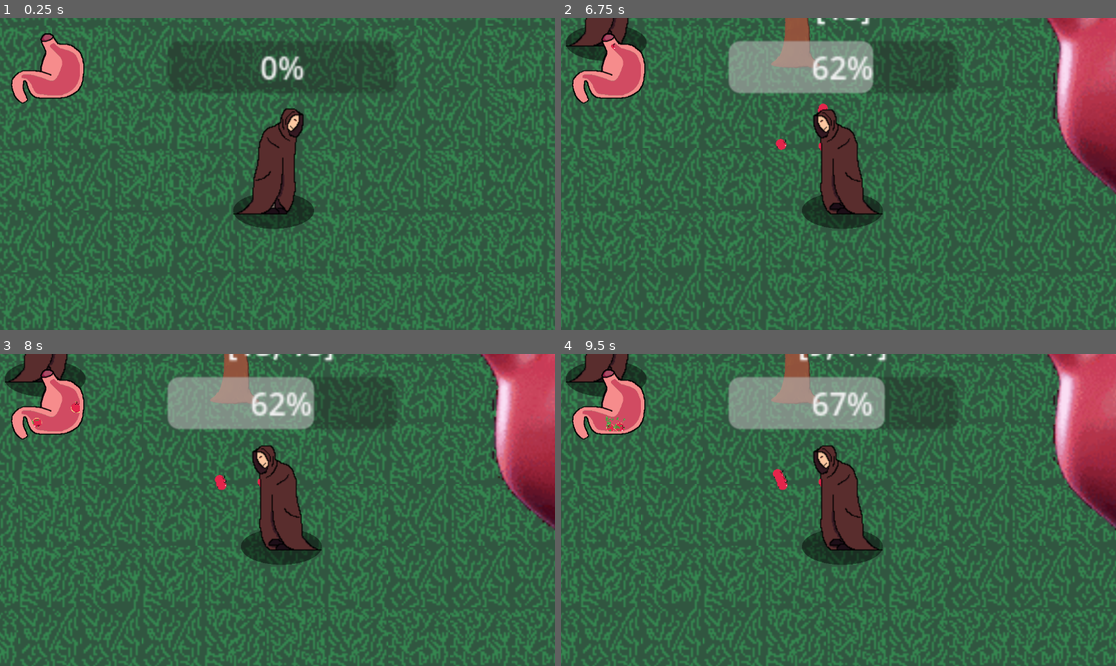
Above: before the commit, frames 1-4 (two rows, left to right).
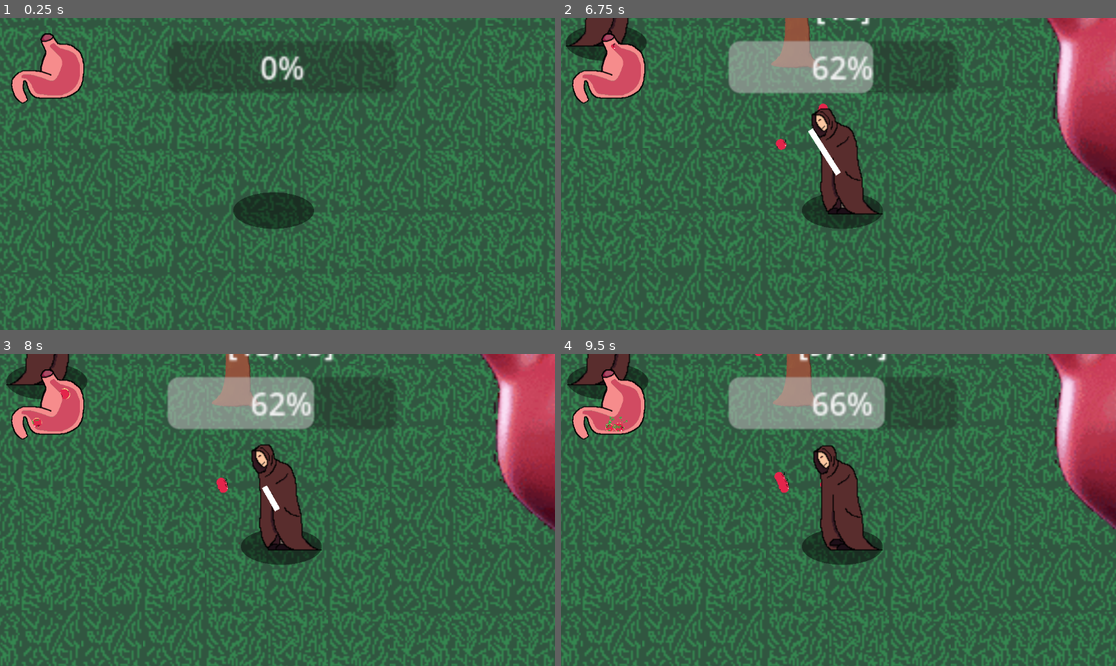
Above: after the commit, the same moments.

Repository: rundoom/Upraiser
Game: Godot game, scene res://world/mass_test.tscn
Same seed, same stepped clock (60 frames per second), same inputs: the game is played once before the commit and once after it.
Inputs (mouse positions are in pixels of both pictures, inside the frame that each line leads up to):
- Up to frame 1 (0.25 s): no input
- Up to frame 2 (6.75 s): move the mouse to (838, 174) at 0.52 s; press the mouse at (838, 174) at 0.53 s; tap Enter at 1.25, 2.75 s; move the mouse to (727, 189) at 1.27 s; release the mouse at (727, 189) at 1.28 s; click (727, 189) at 1.35 s; tap Space at 2 s; move the mouse to (894, 105) at 2.02 s; press the mouse at (894, 105) at 2.03 s; move the mouse to (810, 236) at 2.77 s; release the mouse at (810, 236) at 2.78 s; click (810, 236) at 2.85 s; move the mouse to (1005, 220) at 3.52 s; press the mouse at (1005, 220) at 3.53 s; move the mouse to (672, 127) at 4.27 s; release the mouse at (672, 127) at 4.28 s; click (672, 127) at 4.35 s; move the mouse to (866, 174) at 5.02 s; press the mouse at (866, 174) at 5.03 s; move the mouse to (755, 96) at 5.77 s; release the mouse at (755, 96) at 5.78 s; click (755, 96) at 5.85 s; move the mouse to (960, 158) at 6.52 s; press the mouse at (960, 158) at 6.53 s
- Up to frame 3 (8 s): move the mouse to (166, 525) at 7.27 s; release the mouse at (166, 525) at 7.28 s; click (166, 525) at 7.35 s
- Up to frame 4 (9.5 s): move the mouse to (894, 441) at 8.02 s; press the mouse at (894, 441) at 8.03 s; move the mouse to (810, 572) at 8.77 s; release the mouse at (810, 572) at 8.78 s; click (810, 572) at 8.85 s

The runs differ from the first frame. In frame 1, 2.3% of the frame differs, in the area x 42-57%, y 28-64%; in frame 2, 0.6%; in frame 3, 27%, in the area x 0-100%, y 0-100%; in frame 4, 26%.

Commit message:
Rabbits animation

Diff:
--- a/creature/npc/alfred.tscn
+++ b/creature/npc/alfred.tscn
@@ -26,6 +26,16 @@
 
 [sub_resource type="SpriteFrames" id="SpriteFrames_03oe2"]
 animations = [{
+"frames": [],
+"loop": true,
+"name": &"eat",
+"speed": 5.0
+}, {
+"frames": [],
+"loop": true,
+"name": &"idle",
+"speed": 5.0
+}, {
 "frames": [{
 "duration": 1.0,
 "texture": SubResource("AtlasTexture_p2cbu")
@@ -43,7 +53,7 @@
 "texture": SubResource("AtlasTexture_eudbv")
 }],
 "loop": true,
-"name": &"walk",
+"name": &"run",
 "speed": 5.0
 }]
 
@@ -60,7 +70,7 @@
 position = Vector2(9, -11)
 scale = Vector2(0.5, 0.5)
 sprite_frames = SubResource("SpriteFrames_03oe2")
-animation = &"walk"
+animation = &"eat"
 
 [node name="ProgressBar" parent="." index="3"]
 offset_left = -57.0
--- a/creature/npc/npc.gd
+++ b/creature/npc/npc.gd
@@ -31,6 +31,9 @@
 
 var under_cursor = false
 
+enum States {IDLE, EAT, RUN}
+var current_state: States
+
 var is_picked: bool = false:
 	set(val):
 		toggle_ui_signals(val)
@@ -47,6 +50,10 @@
 
 
 func _physics_process(delta: float) -> void:
+	if current_state == States.EAT:
+		animated_sprite_2d.play("eat")
+		return
+
 	check_needs()
 
 	if get_real_velocity().x > 0:
@@ -65,8 +72,10 @@
 		if global_position.distance_to(current_path.front()) < 15:
 			current_path.remove_at(0)
 
-		animated_sprite_2d.play()
+		animated_sprite_2d.play("run")
 		safe_margin = MARGIN_MOVE
+	else:
+		animated_sprite_2d.play("idle")
 
 	if energy >= real_speed_factor:
 		move_and_slide()
@@ -136,9 +145,12 @@
 
 func _on_picker_body_entered(body: Node2D) -> void:
 	if body == move_to:
+		animated_sprite_2d.play("eat")
 		food.append(body)
 		food_changed.emit(self, food)
 		body.get_parent().remove_child(body)
+		current_state = States.EAT
+		get_tree().create_timer(1).timeout.connect(func(): current_state = States.IDLE)
 		$Label.text = str(food.map(func(it): return it.volume))
 
 
--- a/creature/npc/npc.tscn
+++ b/creature/npc/npc.tscn
@@ -10,6 +10,18 @@
 [sub_resource type="AtlasTexture" id="AtlasTexture_q5tc4"]
 atlas = ExtResource("2_xr4ky")
 region = Rect2(0, 0, 458, 305)
+
+[sub_resource type="AtlasTexture" id="AtlasTexture_t1tj6"]
+atlas = SubResource("AtlasTexture_q5tc4")
+region = Rect2(425, 204, 16, 16)
+
+[sub_resource type="AtlasTexture" id="AtlasTexture_khg6j"]
+atlas = SubResource("AtlasTexture_q5tc4")
+region = Rect2(425, 221, 16, 16)
+
+[sub_resource type="AtlasTexture" id="AtlasTexture_6v51j"]
+atlas = SubResource("AtlasTexture_q5tc4")
+region = Rect2(425, 238, 16, 16)
 
 [sub_resource type="AtlasTexture" id="AtlasTexture_dep07"]
 atlas = SubResource("AtlasTexture_q5tc4")
@@ -23,44 +35,22 @@
 atlas = SubResource("AtlasTexture_q5tc4")
 region = Rect2(408, 238, 16, 16)
 
-[sub_resource type="AtlasTexture" id="AtlasTexture_avjnv"]
-atlas = SubResource("AtlasTexture_q5tc4")
-region = Rect2(391, 204, 16, 16)
-
-[sub_resource type="AtlasTexture" id="AtlasTexture_pjox5"]
-atlas = SubResource("AtlasTexture_q5tc4")
-region = Rect2(391, 221, 16, 16)
-
-[sub_resource type="AtlasTexture" id="AtlasTexture_j4woj"]
-atlas = SubResource("AtlasTexture_q5tc4")
-region = Rect2(391, 238, 16, 16)
-
-[sub_resource type="AtlasTexture" id="AtlasTexture_yxgev"]
-atlas = ExtResource("2_xr4ky")
-region = Rect2(442, 204, 16, 16)
-
-[sub_resource type="AtlasTexture" id="AtlasTexture_gplbb"]
-atlas = ExtResource("2_xr4ky")
-region = Rect2(442, 221, 16, 16)
-
-[sub_resource type="AtlasTexture" id="AtlasTexture_273ql"]
-atlas = ExtResource("2_xr4ky")
-region = Rect2(442, 238, 16, 16)
-
-[sub_resource type="AtlasTexture" id="AtlasTexture_t1tj6"]
-atlas = SubResource("AtlasTexture_q5tc4")
-region = Rect2(425, 204, 16, 16)
-
-[sub_resource type="AtlasTexture" id="AtlasTexture_khg6j"]
-atlas = SubResource("AtlasTexture_q5tc4")
-region = Rect2(425, 221, 16, 16)
-
-[sub_resource type="AtlasTexture" id="AtlasTexture_6v51j"]
-atlas = SubResource("AtlasTexture_q5tc4")
-region = Rect2(425, 238, 16, 16)
-
 [sub_resource type="SpriteFrames" id="SpriteFrames_d8fct"]
 animations = [{
+"frames": [{
+"duration": 1.0,
+"texture": SubResource("AtlasTexture_t1tj6")
+}, {
+"duration": 1.0,
+"texture": SubResource("AtlasTexture_khg6j")
+}, {
+"duration": 1.0,
+"texture": SubResource("AtlasTexture_6v51j")
+}],
+"loop": true,
+"name": &"idle",
+"speed": 5.0
+}, {
 "frames": [{
 "duration": 1.0,
 "texture": SubResource("AtlasTexture_dep07")
@@ -72,49 +62,7 @@
 "texture": SubResource("AtlasTexture_66wh3")
 }],
 "loop": true,
-"name": &"down_m",
-"speed": 5.0
-}, {
-"frames": [{
-"duration": 1.0,
-"texture": SubResource("AtlasTexture_avjnv")
-}, {
-"duration": 1.0,
-"texture": SubResource("AtlasTexture_pjox5")
-}, {
-"duration": 1.0,
-"texture": SubResource("AtlasTexture_j4woj")
-}],
-"loop": true,
-"name": &"left_m",
-"speed": 5.0
-}, {
-"frames": [{
-"duration": 1.0,
-"texture": SubResource("AtlasTexture_yxgev")
-}, {
-"duration": 1.0,
-"texture": SubResource("AtlasTexture_gplbb")
-}, {
-"duration": 1.0,
-"texture": SubResource("AtlasTexture_273ql")
-}],
-"loop": true,
-"name": &"right_m",
-"speed": 5.0
-}, {
-"frames": [{
-"duration": 1.0,
-"texture": SubResource("AtlasTexture_t1tj6")
-}, {
-"duration": 1.0,
-"texture": SubResource("AtlasTexture_khg6j")
-}, {
-"duration": 1.0,
-"texture": SubResource("AtlasTexture_6v51j")
-}],
-"loop": true,
-"name": &"up_m",
+"name": &"run",
 "speed": 5.0
 }]
 
@@ -138,7 +86,7 @@
 texture_filter = 1
 position = Vector2(0, -1)
 sprite_frames = SubResource("SpriteFrames_d8fct")
-animation = &"down_m"
+animation = &"idle"
 
 [node name="Picker" type="Area2D" parent="."]
 collision_layer = 0
--- a/creature/rabbit.tscn
+++ b/creature/rabbit.tscn
@@ -1,8 +1,12 @@
-[gd_scene load_steps=9 format=3 uid="uid://8jif2hfscjrg"]
+[gd_scene load_steps=10 format=3 uid="uid://8jif2hfscjrg"]
 
 [ext_resource type="PackedScene" uid="uid://cqwsdxnbwchf4" path="res://creature/npc/npc.tscn" id="1_kuli1"]
 [ext_resource type="Texture2D" uid="uid://bkfh7c6es6kqu" path="res://creature/npc/заяц(почти готов).png" id="2_mywt6"]
 [ext_resource type="Script" path="res://creature/rabbit.gd" id="2_uebtf"]
+
+[sub_resource type="AtlasTexture" id="AtlasTexture_rs1pw"]
+atlas = ExtResource("2_mywt6")
+region = Rect2(64, 64, 64, 64)
 
 [sub_resource type="AtlasTexture" id="AtlasTexture_he46l"]
 atlas = ExtResource("2_mywt6")
@@ -24,6 +28,14 @@
 animations = [{
 "frames": [{
 "duration": 1.0,
+"texture": SubResource("AtlasTexture_rs1pw")
+}],
+"loop": true,
+"name": &"eat",
+"speed": 5.0
+}, {
+"frames": [{
+"duration": 1.0,
 "texture": SubResource("AtlasTexture_he46l")
 }, {
 "duration": 1.0,
@@ -31,7 +43,7 @@
 }],
 "loop": true,
 "name": &"idle",
-"speed": 5.0
+"speed": 1.0
 }, {
 "frames": [{
 "duration": 1.0,
@@ -50,4 +62,4 @@
 
 [node name="AnimatedSprite2D" parent="Rotator" index="0"]
 sprite_frames = SubResource("SpriteFrames_l6sil")
-animation = &"run"
+animation = &"eat"
Not shown: 1 places in creature/npc/npc.tscn that only renumber resources
